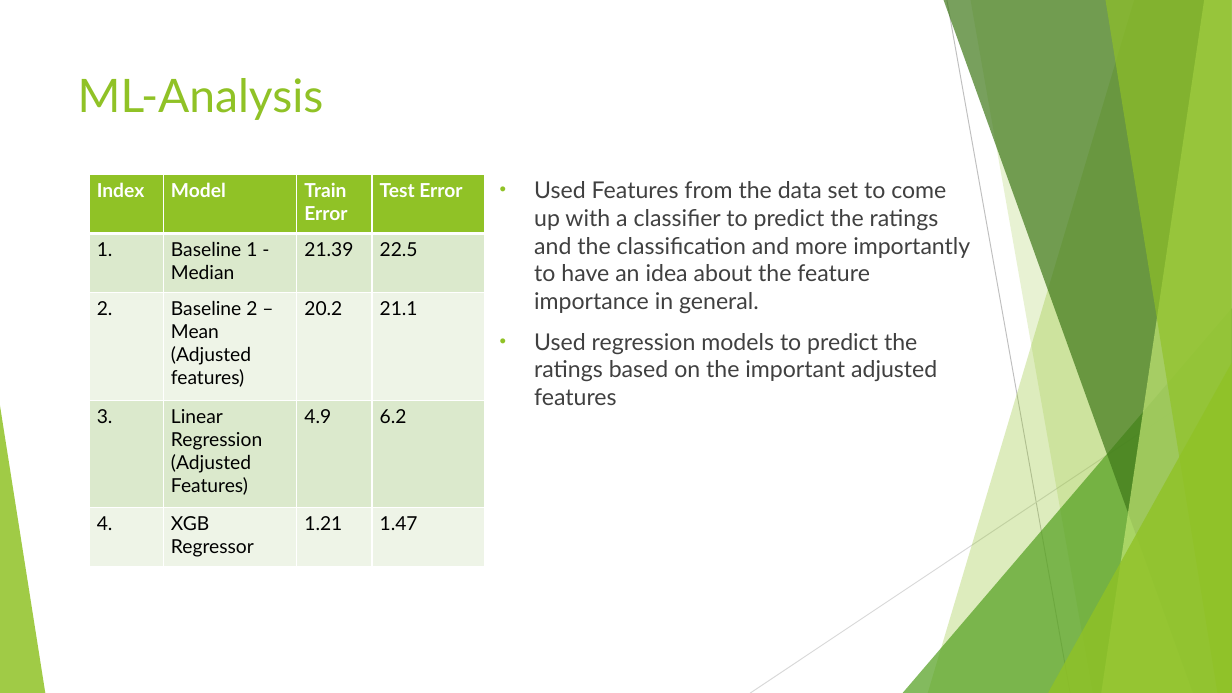
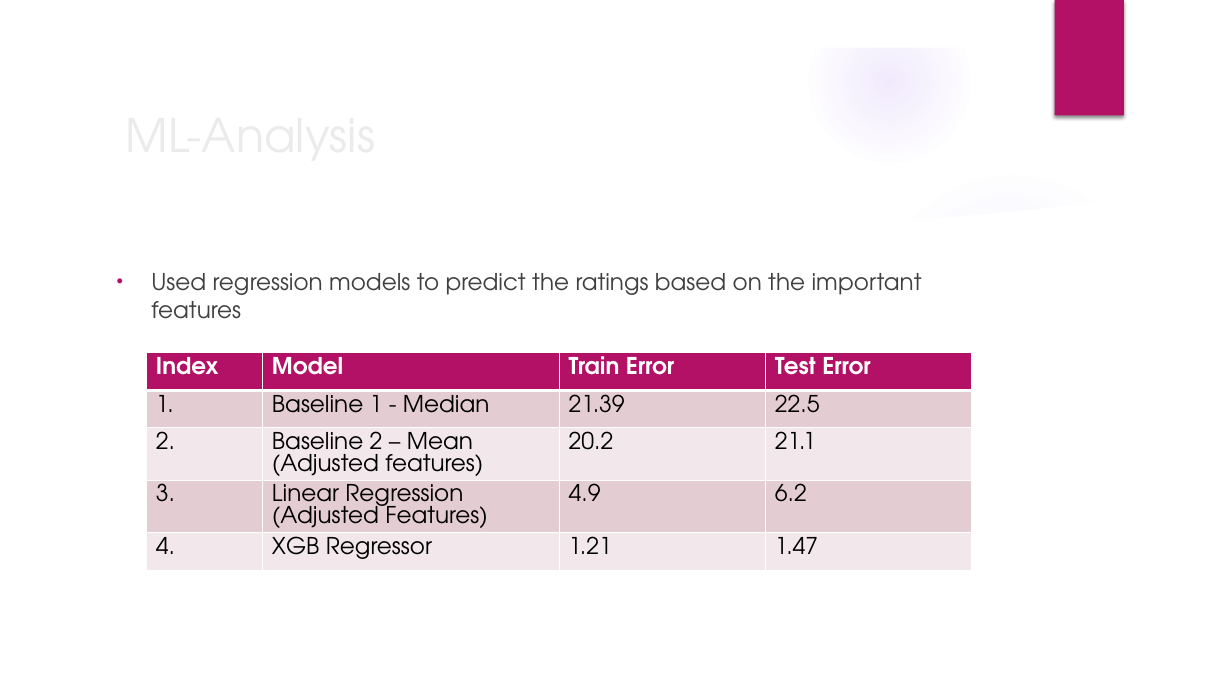
Before and after one commit to sharax/ECE_143_Group_11, a slide deck: slide 17 of ECE_143.pptx. Drawn at 1232x693 pixels with LibreOffice and Linux fonts; fonts in the diff are those of the drawing; background and template pictures are left out. Boxes give left, top, right and bottom in pixels: in the first picture for what was removed or moved away, otherwise in the second. Text is boxed around its words. In the diff, an @@ line names an element or a change of style, - is before the commit and + after.

```diff
--- a/ECE_143.pptx
+++ b/ECE_143.pptx
@@ group added at <box>0,0,1232,693</box>: 5 ellipses, 3 freeform shapes @@
@@ rectangle added at <box>1055,0,1124,116</box>, fill #B31166 @@
@@ title "ML-Analysis": place and size @@
-title "ML-Analysis" at <box>78,78,324,120</box>
+title "ML-Analysis" at <box>116,98,1002,169</box>
@@ title "ML-Analysis" at <box>116,98,1002,169</box>: font Lato to TeX Gyre Adventor, text colour #90C226 to #EBEBEB; vertical alignment top to middle @@
@@ text at <box>151,273,922,319</box>: text changed; font Lato to TeX Gyre Adventor @@
-• Used Features from the data set to come up with a classifier to predict the ratings and the classification and more importantly to have an idea about the feature importance in general.
-• Used regression models to predict the ratings based on the important adjusted features
+• Used regression models to predict the ratings based on the important features
@@ table at <box>147,353,972,595</box> @@
@@ fill #90C226 to #B31166 in row 1 @@
@@ fill #DBE9CD to #E5CCD3 in 8 cells @@
@@ fill #EEF4E8 to #F2E7EA in 8 cells @@
@@ size 15 to 18 pt, font Lato to TeX Gyre Adventor @@
@@ table: place and size @@
-table at <box>90,175,484,567</box>
+table at <box>147,353,972,595</box>
@@ group removed at <box>0,0,1232,693</box>: 5 freeform shapes, 3 triangles, 2 lines @@
```
Also in this commit, not shown: 11 other slides changed, 7 slides added, 6 slides removed.
